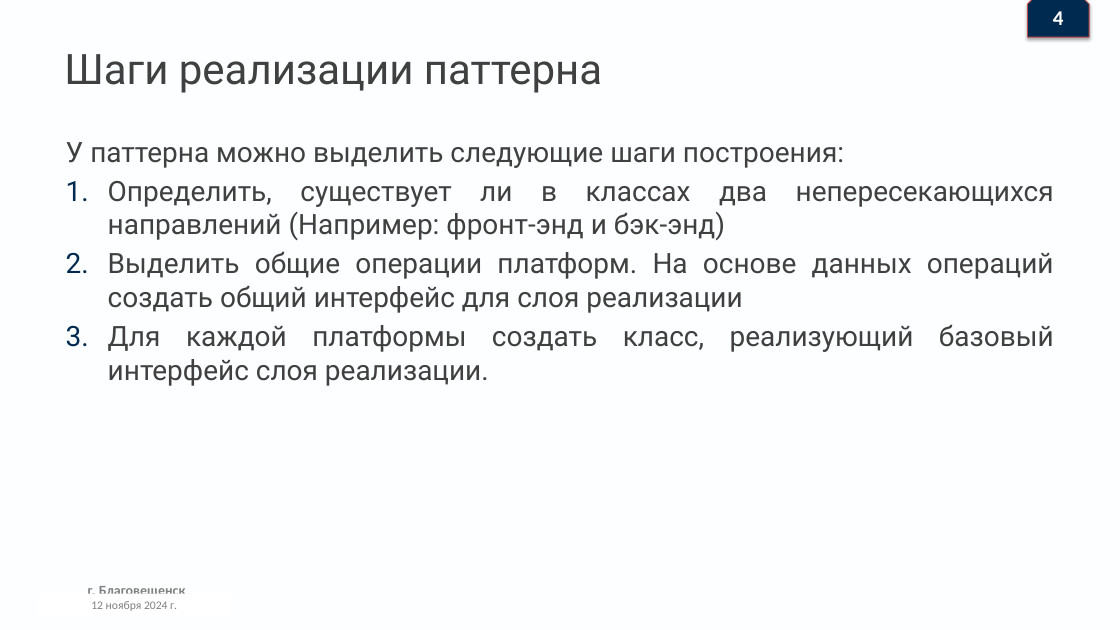
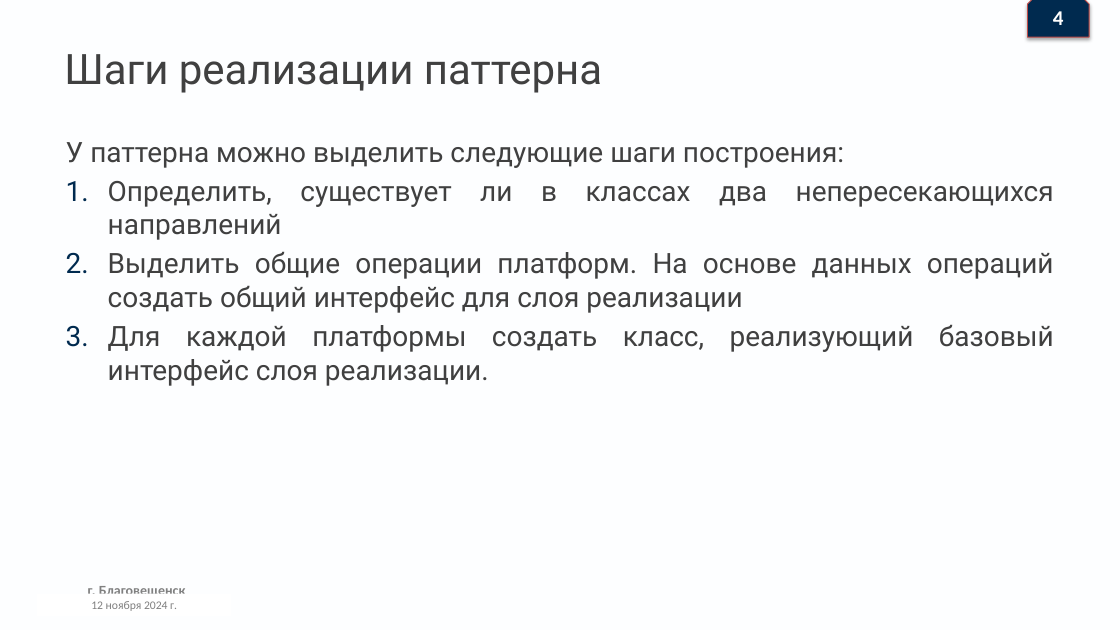
Before and after one commit to Denis-buh/Pattern-Bridge, a slide deck: slide 5 of Presentation/Презентация.pptx. Drawn at 1120x630 pixels with LibreOffice and Linux fonts; fonts in the diff are those of the drawing; background and template pictures are left out. Boxes give left, top, right and bottom in pixels: in the first picture for what was removed or moved away, otherwise in the second. Text is boxed around its words. In the diff, an @@ line names an element or a change of style, - is before the commit and + after.

```diff
--- a/Presentation/Презентация.pptx
+++ b/Presentation/Презентация.pptx
@@ text at bbox=[108, 181, 1054, 240]: text changed @@
-1. Определить, существует ли в классах два непересекающихся направлений (Например: фронт-энд и бэк-энд)
+1. Определить, существует ли в классах два непересекающихся направлений
```
Also in this commit, not shown: 1 other slide changed.
